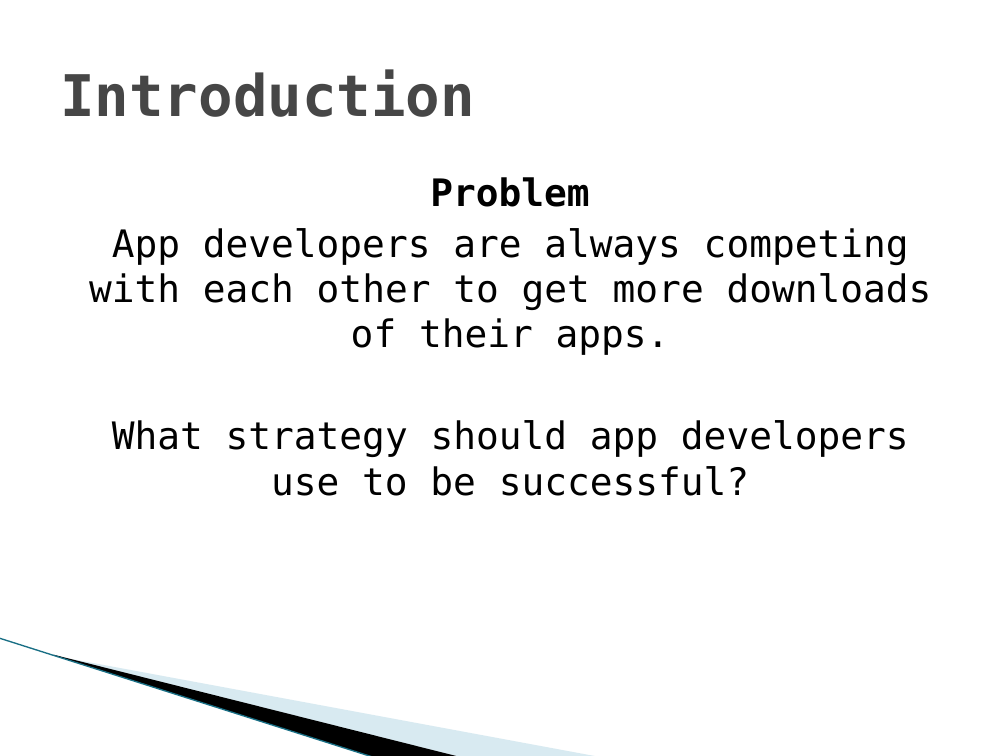
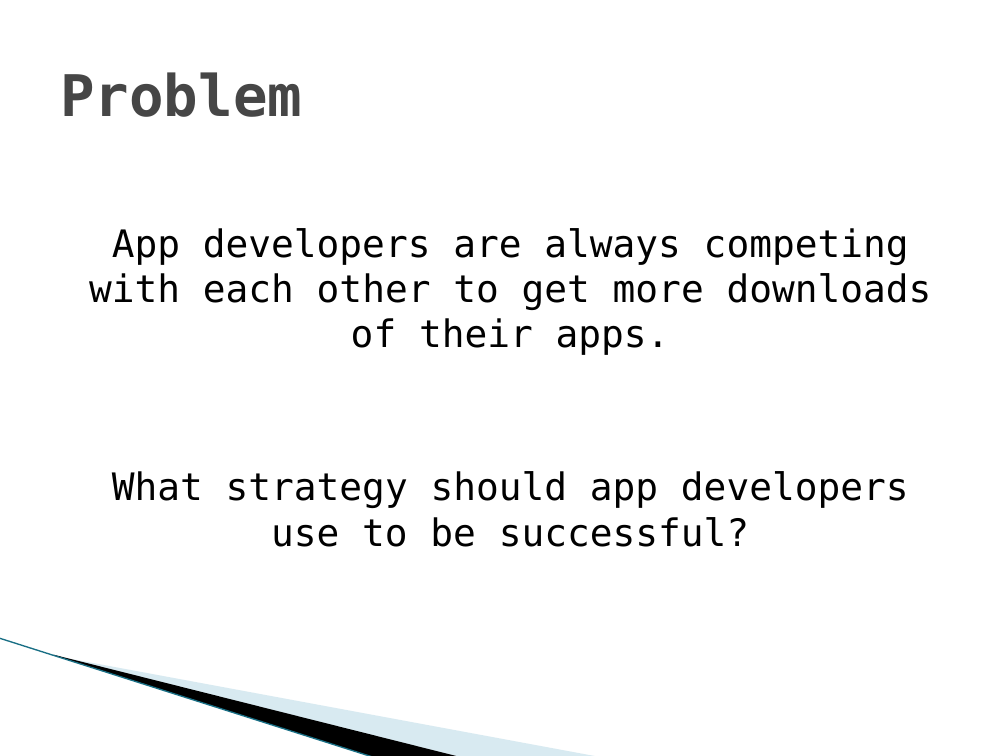
Before and after one commit to vfasburg/cse_848, a slide deck: slide 4 of paper/848_Paper_Presentation_Fasburg_Thomas.pptx (slide 3 before the commit). Drawn at 1008x756 pixels with LibreOffice and Linux fonts; fonts in the diff are those of the drawing; background and template pictures are left out. Boxes give left, top, right and bottom in pixels: in the first picture for what was removed or moved away, otherwise in the second. Text is boxed around its words. In the diff, an @@ line names an element or a change of style, - is before the commit and + after.

```diff
--- a/paper/848_Paper_Presentation_Fasburg_Thomas.pptx
+++ b/paper/848_Paper_Presentation_Fasburg_Thomas.pptx
@@ title at (x1=60, y1=72, x2=302, y2=117): text changed @@
-Introduction
+Problem
@@ text at (x1=430, y1=177, x2=589, y2=207): paragraph removed @@
-Problem
```
Also in this commit, not shown: 5 other slides changed, 1 slide added, 6 other files.
